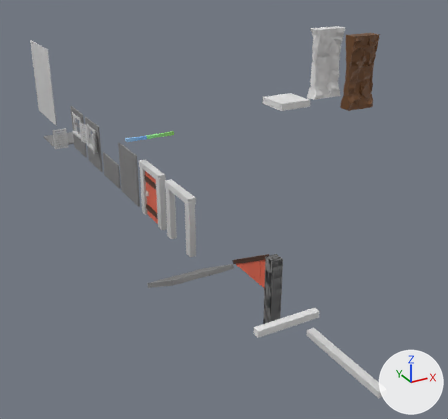
The Blender file Project/Blender/HouseParts.blend, before and after one commit.
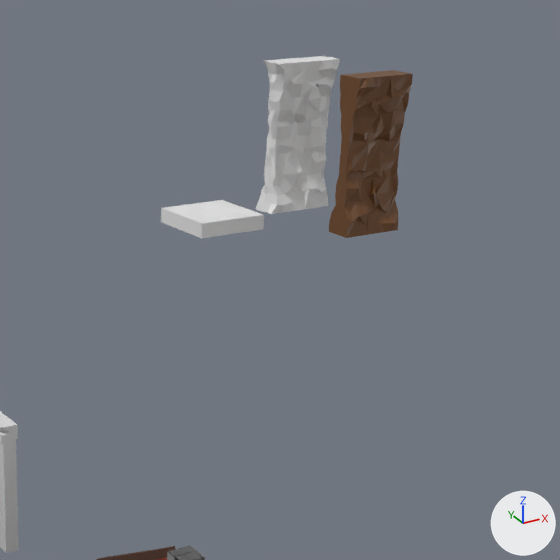
There are two pictures of each version: one whole from a 50 mm camera at (-28.08, -13.17, 8.89) aimed at (-16.49, 7.89, -1.64), one close up on the part from 42% to 100% of the width and 0% to 62% of the height. Lighting does not change. The marker at lower right points along +X, +Y and +Z.
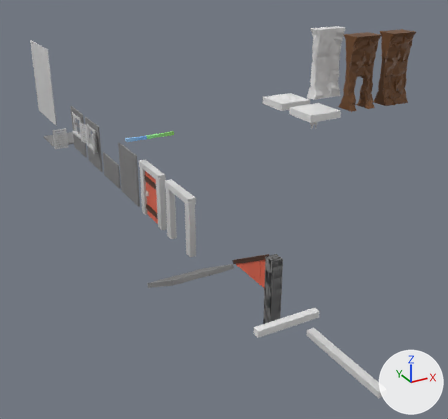
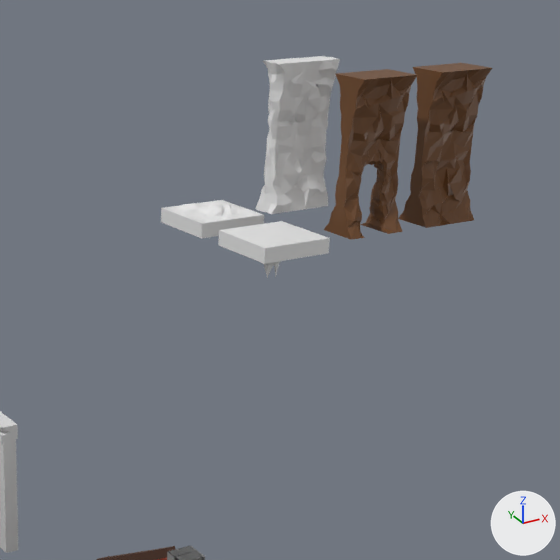
Where the change shows, as pixel boxes [x1, y1, x2, y2] in the close-ups (560 x 560 px; the box of a moved part takes in the faces that stretch with it):
'Cube', reshaped (12% wider): before [329, 70, 413, 238]; after [324, 69, 418, 240]
'Cube.004', added (brown): after [398, 63, 492, 228]
'Cube.007', added: after [218, 221, 330, 278]
part 1 of me_cube, built on: before [329, 99, 404, 238]; after [324, 111, 403, 240]
part 2 of me_cube, moved or reshaped: before [340, 70, 413, 118]; after [336, 69, 418, 118]

The change, as a list of edits to the scene's bpy script:
```text
Change me_cube:
    used by ob_cube; location = (-4.9, 13.44, 0.06); scale = (0.37, 0.85, 1.0)
    remove me_cube.from_pydata(...)  # 326 vertices, 296 faces; spans x -2.3..2.3, y -0.52..0.52, z 0.0..4.0
    add me_cube.from_pydata(...)  # 559 vertices, 531 faces; spans x -2.3..2.3, y -0.66..0.68, z 0.0..4.0
    me_cube part 1: 45 vertices moved from x -2.3..2.3, y -0.44..0.46, z 0.0..2.09 to x -2.3..2.3, y -0.66..0.68, z 0.0..2.23; 50 vertices removed from x -1.4..1.47, y -0.46..0.44, z 0.0..3.09; 283 vertices added at x -1.4..1.52, y -0.66..0.68, z 0.0..2.96
    me_cube part 2: 16 vertices moved from x -2.3..2.3, y -0.44..0.44, z 4.0 to x -2.3..2.3, y -0.66..0.68, z 4.0; 4 vertices removed from x -0.8..2.3, y -0.35..0.44, z 3.39..4.0; 4 vertices added at x -1.18..2.3, y -0.35..0.68, z 3.22..4.0
Add me_cube_023:
    me_cube_023.from_pydata(...)  # 161 vertices, 139 faces; spans x -1.0..1.0, y -1.0..1.0, z -5.89..1.0
Add me_cube_004:
    me_cube_004.from_pydata(...)  # 326 vertices, 296 faces; spans x -2.3..2.3, y -0.66..0.66, z 0.0..4.0
    me_cube_004.materials.append(mat_egidio)  # brown #6e4725
Add ob_cube_007:
    ob_cube_007 = bpy.data.objects.new('Cube.007', me_cube_023)
    ob_cube_007.location = (-7.62, 13.69, 0.06)
    ob_cube_007.scale = (1.0, 1.0, 0.197)
Add ob_cube_004:
    ob_cube_004 = bpy.data.objects.new('Cube.004', me_cube_004)
    ob_cube_004.location = (-2.38, 13.44, 0.06)
    ob_cube_004.scale = (0.37, 0.85, 1.0)
```
